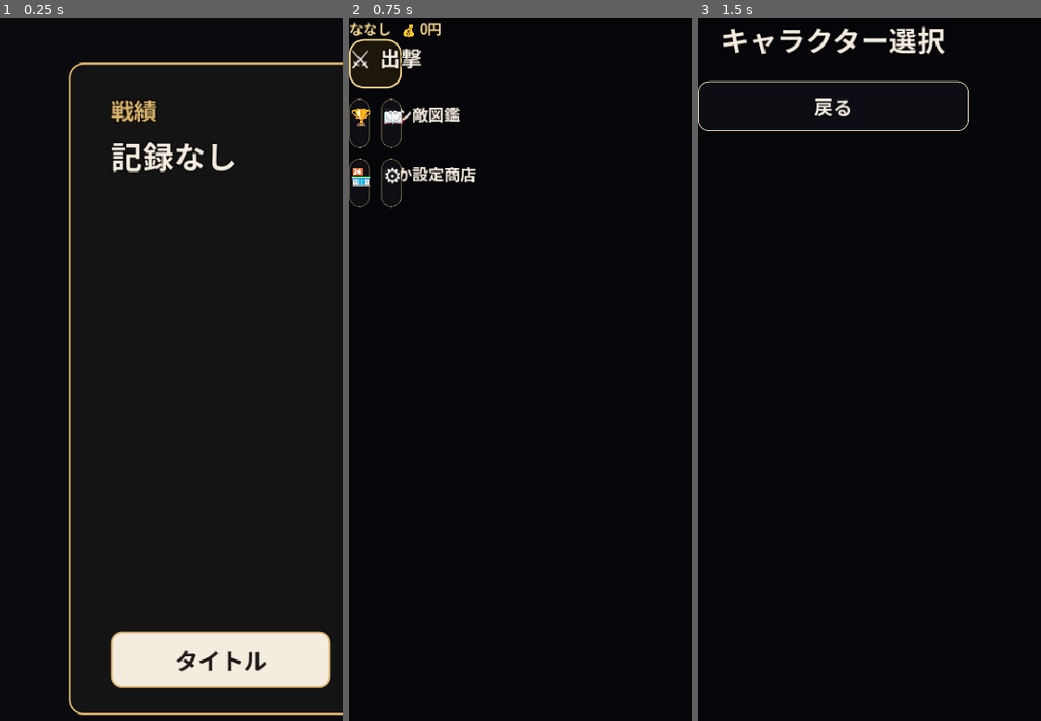
Above: before the commit, frames 1-3 (left to right).
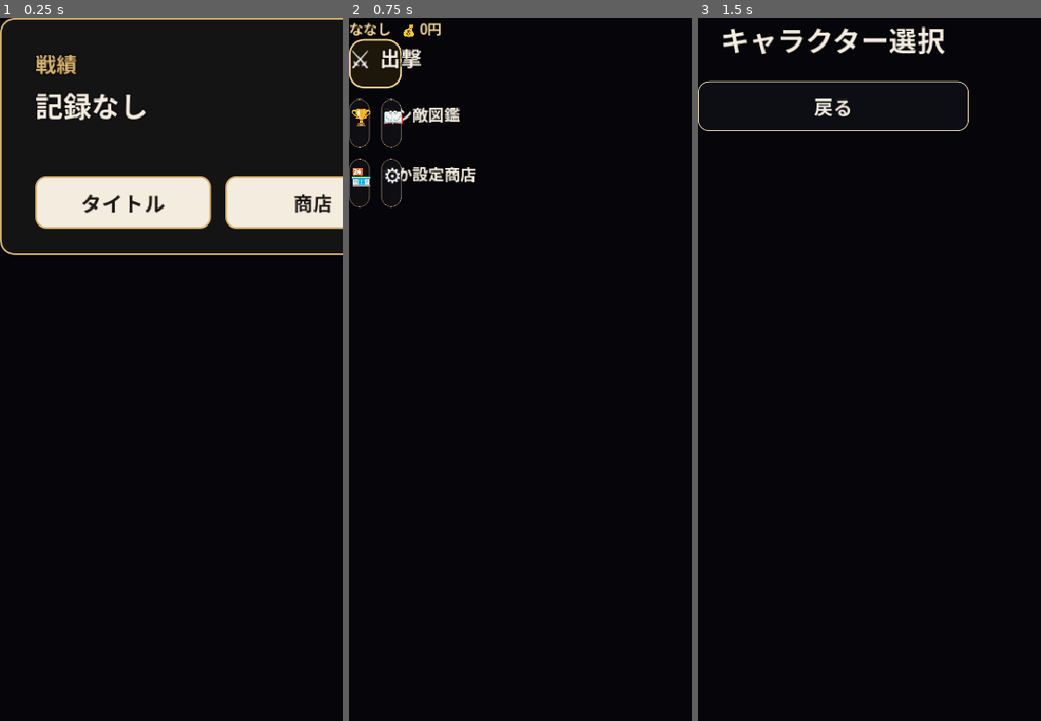
Above: after the commit, the same moments.

Repository: sudotti/inba-war
Game: Godot game, scene res://scenes/result.tscn
The game is run twice, just before and just after one commit, with the same random seed, the same clock (stepped at 60 frames per second) and the same inputs. This scene is started directly instead of the project's main scene.
Inputs (mouse positions are in pixels of both pictures, inside the frame that each line leads up to):
- Up to frame 1 (0.25 s): no input
- Up to frame 2 (0.75 s): click "タイトル" at 0.5 s
- Up to frame 3 (1.5 s): click (725, 60) at 1.25 s

The runs differ from the first frame. In frame 1, 15% of the frame differs, in the area x 0-100%, y 0-100%; in frame 2, nothing differs; in frame 3, nothing differs.

Commit message:
Responsive: result_screen with container layout and safe area

Diff:
--- a/scripts/result_screen.gd
+++ b/scripts/result_screen.gd
@@ -2,6 +2,7 @@
 
 const Balance = preload("res://scripts/balance.gd")
 const UiFont = preload("res://scripts/ui_font.gd")
+const SafeArea = preload("res://scripts/safe_area.gd")
 
 var _fragment: Label
 var _choice: HBoxContainer
@@ -9,6 +10,8 @@
 var _shop: Button
 var _yen: Label
 var _reward := 0
+var _main_margin: MarginContainer
+var _is_portrait := false
 
 
 func _idle_path(who: String) -> String:
@@ -16,13 +19,43 @@
 
 
 func _ready() -> void:
-	UiFont.full_rect(self)
+	_is_portrait = UiFont.portrait(get_viewport_rect().size)
+	get_viewport().size_changed.connect(_on_resized)
+	_build()
+	_sync_yen()
+	_resolve()
+
+
+func _on_resized() -> void:
+	var new_portrait = UiFont.portrait(get_viewport_rect().size)
+	if new_portrait != _is_portrait:
+		_is_portrait = new_portrait
+		_build()
+		_sync_yen()
+		_resolve()
+
+
+func _build() -> void:
+	for child in get_children():
+		child.queue_free()
+
 	var night := ColorRect.new()
 	night.color = UiFont.NIGHT
+	night.anchors_preset = Control.PRESET_FULL_RECT
 	night.mouse_filter = Control.MOUSE_FILTER_IGNORE
-	UiFont.full_rect(night)
 	add_child(night)
 
+	_main_margin = MarginContainer.new()
+	_main_margin.anchors_preset = Control.PRESET_FULL_RECT
+	SafeArea.apply_safe_padding(_main_margin, get_viewport())
+	add_child(_main_margin)
+
+	var root := VBoxContainer.new()
+	root.alignment = BoxContainer.ALIGNMENT_CENTER
+	root.add_theme_constant_override("separation", 12)
+	_main_margin.add_child(root)
+
+	# Character portrait on the side
 	var result_peek: Dictionary = SaveStore.last_result
 	if not result_peek.is_empty():
 		var who_now := str(result_peek.get("character", Balance.CHAR_MASSA))
@@ -31,17 +64,20 @@
 		stand.expand_mode = TextureRect.EXPAND_IGNORE_SIZE
 		stand.stretch_mode = TextureRect.STRETCH_KEEP_ASPECT_CENTERED
 		stand.mouse_filter = Control.MOUSE_FILTER_IGNORE
-		UiFont.place(stand, 0.02, 0.16, 0.18, 0.86)
-		add_child(stand)
-
+		stand.custom_minimum_size = Vector2(120, 0)
+		stand.size_flags_vertical = Control.SIZE_EXPAND_FILL
+		root.add_child(stand)
+
+	# Main card
 	var card := PanelContainer.new()
-	UiFont.place(card, 0.20, 0.06, 0.84, 0.94)
+	card.size_flags_horizontal = Control.SIZE_EXPAND_FILL
+	card.size_flags_vertical = Control.SIZE_EXPAND_FILL
 	card.add_theme_stylebox_override("panel", UiFont.style(UiFont.CARD, UiFont.BRASS, 2, 16))
-	add_child(card)
+	root.add_child(card)
 
 	var margin := MarginContainer.new()
-	margin.add_theme_constant_override("margin_left", 32)
-	margin.add_theme_constant_override("margin_right", 32)
+	margin.add_theme_constant_override("margin_left", 24)
+	margin.add_theme_constant_override("margin_right", 24)
 	margin.add_theme_constant_override("margin_top", 22)
 	margin.add_theme_constant_override("margin_bottom", 18)
 	card.add_child(margin)
@@ -51,41 +87,50 @@
 	margin.add_child(col)
 
 	var result: Dictionary = SaveStore.last_result
-	col.add_child(UiFont.label("戦績", 26, UiFont.BRASS))
+	col.add_child(UiFont.label("戦績", 24, UiFont.BRASS))
+
 	if result.is_empty():
-		col.add_child(UiFont.label("記録なし", 36, UiFont.PAPER))
+		col.add_child(UiFont.label("記録なし", 32, UiFont.PAPER))
 	else:
 		var outcome := "3分間生存" if str(result.get("outcome", "")) == "clear" else "戦闘不能"
-		col.add_child(UiFont.label(outcome, 30, UiFont.PAPER))
+		col.add_child(UiFont.label(outcome, 28, UiFont.PAPER))
 		var who := str(result.get("character", Balance.CHAR_MASSA))
-		col.add_child(UiFont.label(who, 22, UiFont.CREAM))
-		col.add_child(UiFont.label("スコア  %d" % int(result.get("score", 0)), 52, UiFont.PAPER))
+		col.add_child(UiFont.label(who, 20, UiFont.CREAM))
+		col.add_child(UiFont.label("スコア  %d" % int(result.get("score", 0)), 48, UiFont.PAPER))
+
 		if bool(result.get("best_updated", false)):
-			col.add_child(UiFont.label("自己ベスト更新", 26, UiFont.PINK))
+			col.add_child(UiFont.label("自己ベスト更新", 24, UiFont.PINK))
 		else:
 			var best := int(result.get("best_score", 0))
 			var when := str(result.get("best_datetime", ""))
 			var line := "自己ベスト  まだない" if when == "" else "自己ベスト  %d" % best
-			col.add_child(UiFont.label(line, 24, UiFont.PAPER))
-		col.add_child(UiFont.label("獲得  %d イェン" % int(result.get("coins", 0)), 26, UiFont.YELLOW))
-		_yen = UiFont.label("", 22, UiFont.CREAM)
+			col.add_child(UiFont.label(line, 22, UiFont.PAPER))
+
+		col.add_child(UiFont.label("獲得  %d イェン" % int(result.get("coins", 0)), 24, UiFont.YELLOW))
+
+		_yen = UiFont.label("", 20, UiFont.CREAM)
 		col.add_child(_yen)
+
 		col.add_child(UiFont.label("撃破 %d   手下 %d / イノシシ %d / 怪獣 %d" % [
 			int(result.get("kills", 0)),
 			int(result.get("kills_normal", 0)),
 			int(result.get("kills_fast", 0)),
 			int(result.get("kills_tank", 0)),
-		], 22, UiFont.PAPER))
+		], 20, UiFont.PAPER))
+
 		var bosses := int(result.get("kills_nimoton", 0)) + int(result.get("kills_kassen", 0))
 		if bosses > 0:
-			col.add_child(UiFont.label("ボス撃破  ニーモトン %d / カッセン %d" % [int(result.get("kills_nimoton", 0)), int(result.get("kills_kassen", 0))], 20, UiFont.BRASS))
-
-	_fragment = UiFont.label("", 24, UiFont.YELLOW)
+			col.add_child(UiFont.label("ボス撃破  ニーモトン %d / カッセン %d" % [int(result.get("kills_nimoton", 0)), int(result.get("kills_kassen", 0))], 18, UiFont.BRASS))
+
+	_fragment = UiFont.label("", 22, UiFont.YELLOW)
 	_fragment.autowrap_mode = TextServer.AUTOWRAP_WORD_SMART
+	_fragment.horizontal_alignment = HORIZONTAL_ALIGNMENT_CENTER
 	col.add_child(_fragment)
+
 	_choice = HBoxContainer.new()
 	_choice.add_theme_constant_override("separation", 12)
 	_choice.alignment = BoxContainer.ALIGNMENT_CENTER
+	_choice.size_flags_horizontal = Control.SIZE_EXPAND_FILL
 	col.add_child(_choice)
 
 	var gap := Control.new()
@@ -95,22 +140,25 @@
 	var nav := HBoxContainer.new()
 	nav.add_theme_constant_override("separation", 16)
 	nav.alignment = BoxContainer.ALIGNMENT_CENTER
+	nav.size_flags_horizontal = Control.SIZE_EXPAND_FILL
 	col.add_child(nav)
-	_back = UiFont.button("タイトル", 26)
-	_back.custom_minimum_size = Vector2(250, 64)
+
+	_back = UiFont.button("タイトル", 24)
+	_back.custom_minimum_size = Vector2(200, 60)
+	_back.size_flags_horizontal = Control.SIZE_EXPAND_FILL
 	_back.pressed.connect(func() -> void:
 		get_tree().change_scene_to_file("res://scenes/title.tscn")
 	)
 	nav.add_child(_back)
-	_shop = UiFont.button("商店", 24)
-	_shop.custom_minimum_size = Vector2(280, 64)
+
+	_shop = UiFont.button("商店", 22)
+	_shop.custom_minimum_size = Vector2(200, 60)
+	_shop.size_flags_horizontal = Control.SIZE_EXPAND_FILL
 	_shop.pressed.connect(func() -> void:
 		SaveStore.shop_return = "res://scenes/result.tscn"
 		get_tree().change_scene_to_file("res://scenes/shop.tscn")
 	)
 	nav.add_child(_shop)
-	_sync_yen()
-	_resolve()
 
 
 func _resolve() -> void:
@@ -119,11 +167,14 @@
 		_fragment.text = str(result.get("fragment_note", ""))
 		_sync_yen()
 		return
+
 	if result.is_empty():
 		_fragment.text = ""
 		return
+
 	_reward = SaveStore.reward_fragments(str(result.get("outcome", "")), int(result.get("kills", 0)))
 	var locked := SaveStore.locked_friends()
+
 	if _reward <= 0:
 		_finish("獲得かけらなし")
 	elif locked.is_empty():
@@ -142,8 +193,9 @@
 
 
 func _pick_button(who: String) -> Button:
-	var button := UiFont.button("%sへ" % who, 26)
-	button.custom_minimum_size = Vector2(220, 60)
+	var button := UiFont.button("%sへ" % who, 24)
+	button.custom_minimum_size = Vector2(0, 56)
+	button.size_flags_horizontal = Control.SIZE_EXPAND_FILL
 	button.pressed.connect(func() -> void: _give(who))
 	return button
 
